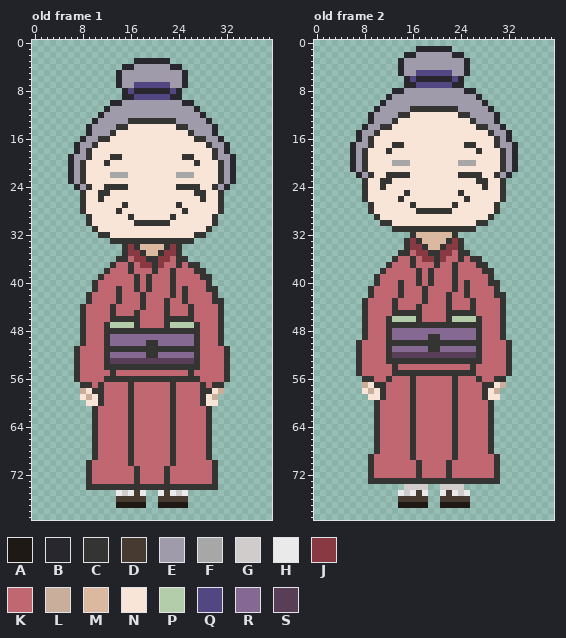
Two versions of one animated GIF sprite, assets/sprite-models/idle-grandma/idle-grandma.gif. Above is the file before it was changed.
The file is 40x80 pixels, 2 frames. Shown: old frame 1, old frame 2. The commit also changed other frames, which this record leaves out.
Palette (. is transparent): A #1e1915  B #28272d  C #343433  D #473a30  E #a09bab  F #a7a7a7  G #d0cccc  H #eaeaea  J #893942  K #c06771  L #c9ae9b  M #dbb9a0  N #f8e5d7  P #b3cdab  Q #524683  R #856992  S #583f57
The result:
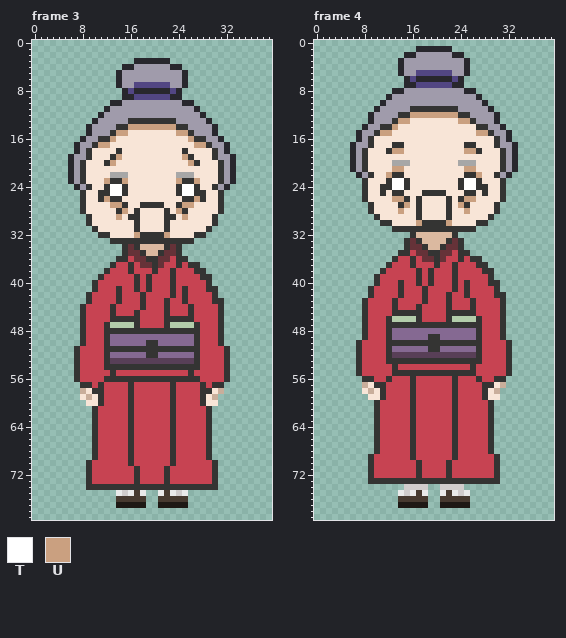
Colours new in this view: T #ffffff  U #caa080
A new or re-ordered frame is compared with the old frame closest to it.
Changes in this commit:
frames 2 -> 4
@@ palette @@
-J #893942
+J #653238
-K #c06771
+K #c74352
--- frame 3 is new; against old frame 1
@@ x 9..30 @@
 13 .BEEEEECCCCCCCCEEEEEB.
-14 BEEEECCNNNNNNNNCCEEEEB
-15 BEEECNNNNNNNNNNNNCEEEB
-16 EECCNNNNNNNNNNNNNNCCEE
-17 ECNNNNNNNNNNNNNNNNNNCE
-18 CNNNNNNNNNNNNNNNNNNNNC
-19 CNNNCCNNNNNNNNNNCCNNNC
-20 NNNCNNNNNNNNNNNNNNCNNN
+14 BEEEECCUUUUUUUUCCEEEEB
+15 BEEECUUNNNNNNNNUUCEEEB
+16 EECCUNNNNNNNNNNNNUCCEE
+17 ECUUNNNNNNNNNNNNNNUUCE
+18 CNNNNCNNNNNNNNNNCNNNNC
+19 CNNNCUNNNNNNNNNNUCNNNC
+20 NNNCUNNNNNNNNNNNNUCNNN
 21 NNNNNNNNNNNNNNNNNNNNNN
 22 NNNNFFFNNNNNNNNFFFNNNN
-23 NNNNNNNNNNNNNNNNNNNNNN
-24 CNNCCCCNNNNNNNNCCCCNNC
-25 NNCCNNNNNNNNNNNNNNCCNN
-26 NNCNNNNNNNNNNNNNNNNCNN
-27 NNNNNNCNNNNNNNNCNNNNNN
-28 NNNNNCNNNNNNNNNNCNNNNN
-29 CNNNNNNCNNNNNNCNNNNNNC
-30 CNNNNNNNCCCCCCNNNNNNNC
-31 .CNNNNNNNNNNNNNNNNNNC.
-32 ..CCNNNNNNNNNNNNNNCC..
+23 NNNUCCUNNNNNNNNUCCUNNN
+24 CNNCTTCNNNNNNNNCTTCNNC
+25 NNCCTTCNNNNNNNNCTTCCNN
+26 NNCUCCNNNNNNNNNNCCUCNN
+27 NNNNUUCNNCCCCNNCUUNNNN
+28 NNNNNCUNCNNNNCNUCNNNNN
+29 CNNNNUNCCNNNNCCNUNNNNC
+30 CNNNNNNNCNNNNCNNNNNNNC
+31 .CNNNNNNCNNNNCNNNNNNC.
+32 ..CCNNNNUCCCCUNNNNCC..
 33 ....CCCCCCCCCCCCCC....
--- frame 4 is new; against old frame 2
@@ x 9..30 @@
 11 .BEEEEECCCCCCCCEEEEEB.
-12 BEEEECCNNNNNNNNCCEEEEB
-13 BEEECNNNNNNNNNNNNCEEEB
-14 EECCNNNNNNNNNNNNNNCCEE
-15 ECNNNNNNNNNNNNNNNNNNCE
+12 BEEEECCUUUUUUUUCCEEEEB
+13 BEEECUUNNNNNNNNUUCEEEB
+14 EECCUNNNNNNNNNNNNNCCEE
+15 ECUUNNNNNNNNNNNNNNUUCE
 16 CNNNNNNNNNNNNNNNNNNNNC
 17 CNNNCCNNNNNNNNNNCCNNNC
-18 NNNCNNNNNNNNNNNNNNCNNN
+18 NNNCUUNNNNNNNNNNUUCNNN
 19 NNNNNNNNNNNNNNNNNNNNNN
 20 NNNNFFFNNNNNNNNFFFNNNN
-21 NNNNNNNNNNNNNNNNNNNNNN
-22 CNNCCCCNNNNNNNNCCCCNNC
-23 NNCCNNNNNNNNNNNNNNCCNN
-24 NNCNNNNNNNNNNNNNNNNCNN
-25 NNNNNNCNNNNNNNNCNNNNNN
-26 NNNNNCNNNNNNNNNNCNNNNN
-27 CNNNNNNCNNNNNNCNNNNNNC
-28 CNNNNNNNCCCCCCNNNNNNNC
-29 .CNNNNNNNNNNNNNNNNNNC.
-30 ..CCNNNNNNNNNNNNNNCC..
+21 NNNNUUNNNNNNNNNNUUNNNN
+22 CNNUCCNNNNNNNNNNCCUNNC
+23 NNNCTTCNNNNNNNNCTTCNNN
+24 NNCCTTCNNNNNNNNCTTCCNN
+25 NNCNCCNNNCCCCNNNCCNCNN
+26 NNNNUUCNCNNNNCNCUUNNNN
+27 CNNNNCUNCNNNNCNUCNNNNC
+28 CNNNNUNNCNNNNCNNUNNNNC
+29 .CNNNNNNCNNNNCNNNNNNC.
+30 ..CCNNNNUCCCCUNNNNCC..
 31 ....CCCCCCCCCCCCCC....
Changed places in both pictures, as pixel boxes (x1, y1, x2, y2):
changed: (80, 124, 224, 484)
changed: (362, 112, 506, 478)
